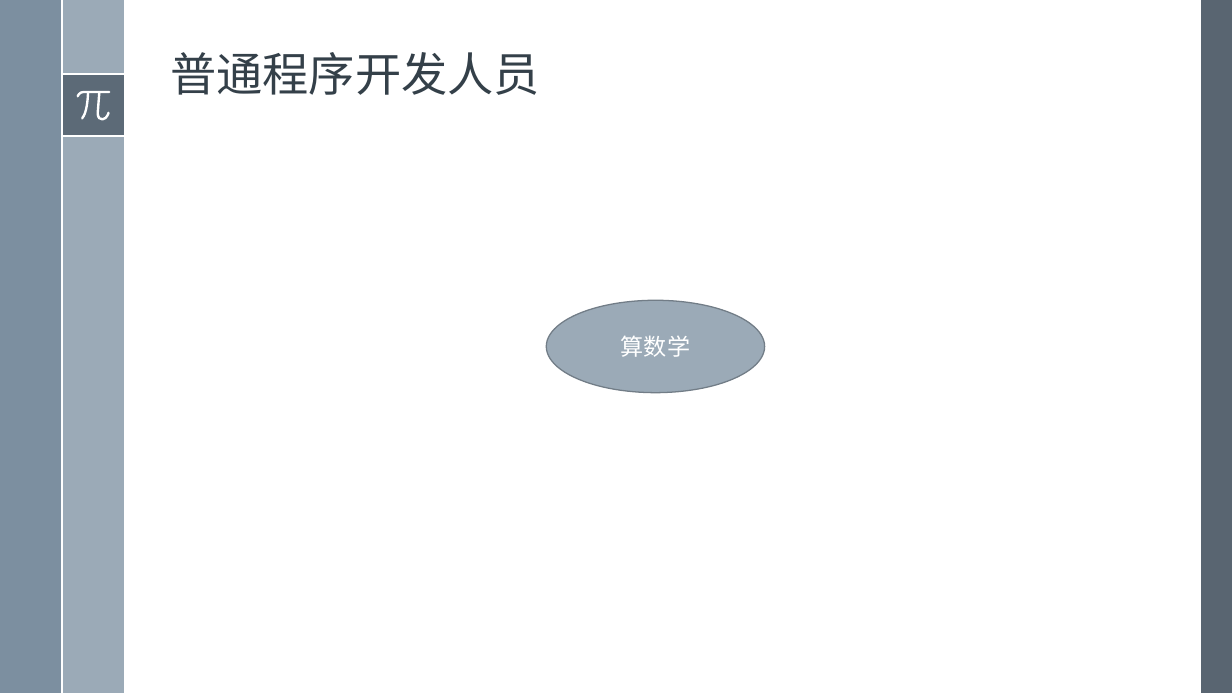
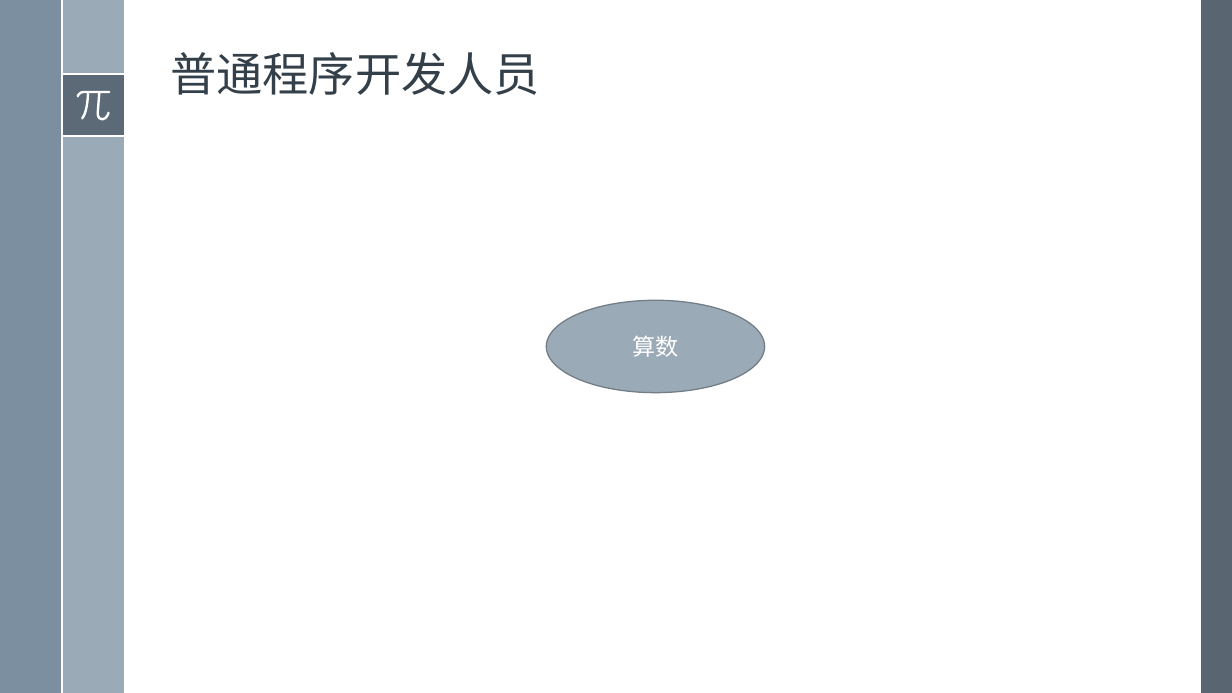
Before and after one commit to SakigamiYang/PyCon, a slide deck: slide 18 of Python-Meetup/20200719/面向一小部分程序员的数学学习相关话题简言.pptx. Drawn at 1232x693 pixels with LibreOffice and Linux fonts; fonts in the diff are those of the drawing. Boxes give left, top, right and bottom in pixels: in the first picture for what was removed or moved away, otherwise in the second. Text is boxed around its words. In the diff, an @@ line names an element or a change of style, - is before the commit and + after.

```diff
--- a/Python-Meetup/20200719/面向一小部分程序员的数学学习相关话题简言.pptx
+++ b/Python-Meetup/20200719/面向一小部分程序员的数学学习相关话题简言.pptx
@@ text in ellipse at <box>632,335,678,357</box>: text changed @@
-算数学
+算数
```
Also in this commit, not shown: 3 other slides changed.
